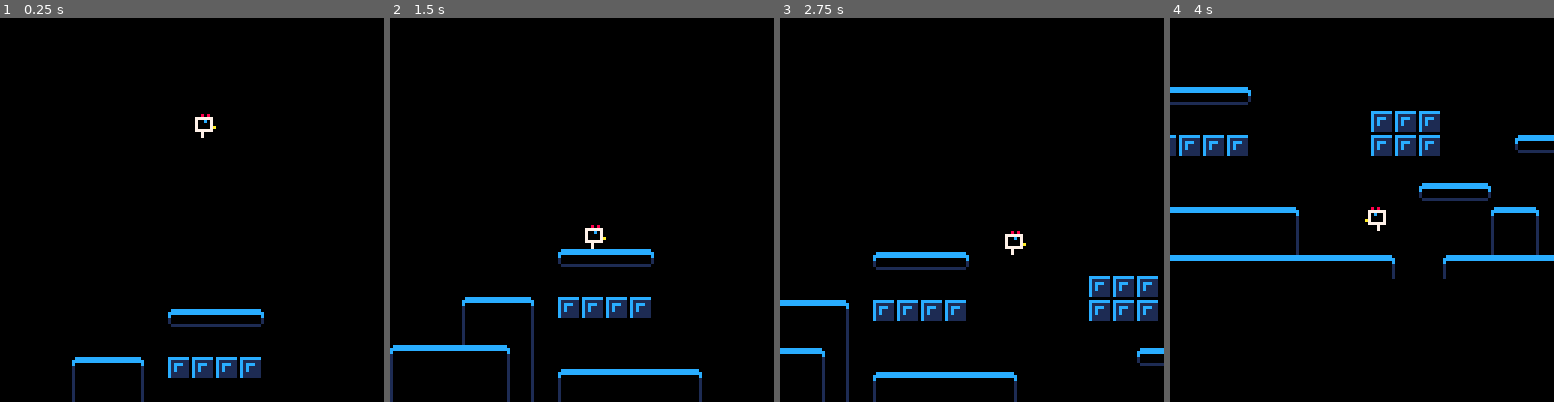
Above: before the commit, frames 1-4 (left to right).
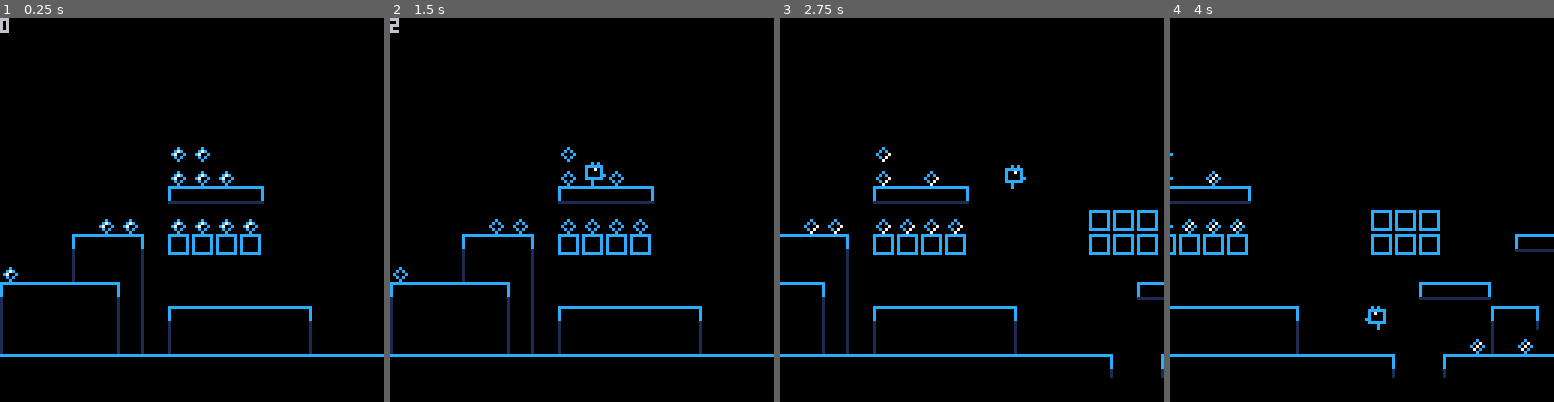
Above: after the commit, the same moments.

Repository: jmcarlson0320/chicken
Game: PICO-8 cartridge chicken.p8
The game is run twice, just before and just after one commit, with the same random seed, the same clock (stepped at 60 frames per second) and the same inputs.
Inputs (mouse positions are in pixels of both pictures, inside the frame that each line leads up to):
- Up to frame 1 (0.25 s): no input
- Up to frame 2 (1.5 s): tap X (X key) at 0.33, 1.07 s; click (670, 121) at 0.67 s; tap O (Z key) at 0.7 s; click (436, 267) at 1.22 s
- Up to frame 3 (2.75 s): hold Right 1.6-2.1 s; tap O (Z key) at 1.7, 2.1, 2.5 s; click (887, 114) at 1.77 s; tap X (X key) at 1.85 s; hold Up 2.15-2.42 s; click (952, 259) at 2.32 s; hold Right from 2.47 s (still down)
- Up to frame 4 (4 s): click (1404, 106) at 2.87 s; tap O (Z key) at 2.9, 3.3, 3.7 s; tap X (X key) at 2.97 s; release Right at 3.03 s; hold Left 3.08-3.58 s; click (1465, 256) at 3.42 s; hold Down 3.63-3.97 s; click (1231, 102) at 3.97 s

The runs differ from the first frame. In frame 1, 6.4% of the frame differs, in the area x 0-100%, y 0-100%; in frame 2, 6.9%; in frame 3, 8.8%; in frame 4, 11%, in the area x 0-100%, y 17-94%.

Commit message:
Add entity to collide with

Diff:
--- a/chicken.lua
+++ b/chicken.lua
@@ -16,6 +16,7 @@
 	poke(0x5f5c,255)
 
 	my_entities = {}
+	spawn_level_entities(my_entities)
 	add(my_entities, create_player(64, 0))
 
 	-- camera
@@ -27,6 +28,7 @@
 
 function _update()
 	update_all(my_entities)
+	collide_one_to_many(find(my_entities, "chicken"), my_entities)
 	update_camera(cam, find(my_entities, "chicken"))
 end
 
@@ -47,6 +49,19 @@
 	return nil
 end
 
+function spawn_level_entities(entities)
+	for x = 0, 128 do
+		for y = 0, 128 do
+			local tile = mget(x, y)
+			if tile == 8 then
+				local w = create_waypoint(x * 8, y * 8)
+				add(entities, w)
+				mset(x, y, 0)
+			end
+		end
+	end
+end
+
 function update_all(entities)
 	for e in all(entities) do
 		if e.update then
@@ -67,10 +82,41 @@
 	local target_x = target.x - 64
 	local target_y = target.y - 64
 	camera.x += (target_x - camera.x) * 0.1
-	camera.y += (target_y - camera.y) * 0.1
+	--camera.y += (target_y - camera.y) * 0.1
+end
+
+
+function draw_animated_entity(entity)
+	local anim = entity.animations[entity.current_animation]
+	local index = flr(anim.t / anim.rate % #anim.frames) + 1
+	local sprite = anim.frames[index]
+	local flip_x = false
+	if entity.facing then
+		flip_x = entity.facing == "left"
+	end
+	spr(sprite, entity.x, entity.y, 1, 1, flip_x)
+	anim.t += 1
+end
+
+function collide_one_to_many(e, entities)
+	for other in all(entities) do
+		if e ~= other then
+			local a = make_collider(e.x, e.y, e.hitbox)
+			local b = make_collider(other.x, other.y, other.hitbox)
+			if collide(a, b) then
+				if e.on_collide then
+					e:on_collide(other)
+				end
+				if other.on_collide then
+					other:on_collide(e)
+				end
+			end
+		end
+	end
 end
 
 --entities
+--test box
 function create_test_box(x, y)
 	return {
 		x = x,
@@ -108,6 +154,7 @@
 	rect(b.x, b.y, b.x+7, b.y+7, 8)
 end
 
+--player
 function create_player(x, y)
 	return {
 		name = "chicken",
@@ -125,6 +172,7 @@
 		jump_buffer_timer = JUMP_BUFFER_TIME,
 		on_ground = true,
 		against_wall = false,
+		score = 0,
 		state = "idle",
 		hitbox = {2, 1, 5, 7},
 		facing = "right",
@@ -335,12 +383,8 @@
 end
 
 function player_draw(p)
-	local anim = p.animations[p.current_animation]
-	local index = flr(anim.t / anim.rate % #anim.frames) + 1
-	local sprite = anim.frames[index]
-	local flip_x = p.facing == "left"
-	spr(sprite, p.x, p.y, 1, 1, flip_x)
-	anim.t += 1
+	draw_animated_entity(p)
+	print(p.score)
 	if DEBUG then
 		color(7)
 		print("subx:      "..p.sub_x)
@@ -361,6 +405,47 @@
 	end
 end
 
+--waypoint
+function create_waypoint(x, y)
+	return {
+		name = "waypoint",
+		x = x,
+		y = y,
+		dynamic = false,
+		hitbox = {0, 0, 7, 7},
+		current_animation = "idle",
+		animations = {
+			["idle"] = {
+				frames = {8, 9, 10, 11, 12, 13, 14},
+				rate = 2,
+				t = 0,
+			},
+			["disintigrate"] = {
+				frames = {24,25,26,27},
+				rate = 2,
+				t = 0,
+			},
+		},
+
+		draw = waypoint_draw,
+		on_collide = waypoint_collide,
+	}
+end
+
+function waypoint_update(w)
+end
+
+function waypoint_draw(w)
+	draw_animated_entity(w)
+end
+
+function waypoint_collide(w, other)
+	if other.name == "chicken" then
+		other.score += 1
+	end
+	del(my_entities, w)
+end
+
 --mouse
 function mouse_init()
 	-- enable mouse
--- a/chicken.p8
+++ b/chicken.p8
@@ -45,13 +45,13 @@
 0000000000000000000000000000000000000000000000000000000000000000000000000000000000000000000000000000000000000000000000000000000000000000000000000000000000000000000000000000000000000000000000000000000000000000000000000000000000000000000000000000000000000000
 0000000000000000000000000000000000000000000000000000000000000000000000000000000000000000000000000000000000000000000000000000000000000000000000000000000000000000000000000000000000000000000000000000000000000000000000000000000000000000000000000000000000000000
 0000000000000000000000000000000000000000000000000000000000000000000000000000000000000000000000000000000000000000000000000000000000000000000000000000000000000000000000000000000000000000000000000000000000000000000000000000000000000000000000000000000000000000
-0000000000000000000000000000000000000000000000000000000000000000000000000000000000000000000000000000000000000000000000000000000000000000000000000000000000000000000000000000000000000000000000000000000000000000000000000000000000000000000000000000000000000000
-0000000000000000000000000000000000000000000000000000000000000000000000000000000000000000000000000000000000000000000000000000000000000000000000000000000000000000000000000000000000000000000000000000000000000000000000000000000000000000000000000000000000000000
-0000000000000004050506000000000000000000000000000000000000000000000000000000000000000000000000000000000000000000000000000000000000000000000000000000000000000000000000000000000000000000000000000000000000000000000000000000000000000000000000000000000000000000
-0000000000000000000000000000000007070700000000000000000000000000000000000000000000000000000000000000000000000000000000000000000000000000000000000000000000000000000000000000000000000000000000000000000000000000000000000000000000000000000000000000000000000000
-0000000102030007070707000000000007070700000004060001020000000000000000000000000000000000000000000000000000000000000000000000000000000000000000000000000000000000000000000000000000000000000000000000000000000000000000000000000000000000000000000000000000000000
-0000001100130000000000000000000000000000000000000011000000000000000000000000000000000000000000000000000000000000000000000000000000000000000000000000000000000000000000000000000000000000000000000000000000000000000000000000000000000000000000000000000000000000
-0102020203130000000000000000000000000405060000000011000000000000000000000000000000000000000000000000000000000000000000000000000000000000000000000000000000000000000000000000000000000000000000000000000000000000000000000000000000000000000000000000000000000000
-1100000013130001020202020300000000000000000103000011000000000000000000000000000000000000000000000000000000000000000000000000000000000000000000000000000000000000000000000000000000000000000000000000000000000000000000000000000000000000000000000000000000000000
-1100000013130011000000001300000000000000001113000011000000000000000000000000000000000000000000000000000000000000000000000000000000000000000000000000000000000000000000000000000000000000000000000000000000000000000000000000000000000000000000000000000000000000
-0202020202020202020202020202020203000001020202020202020000000000000000000000000000000000000000000000000000000000000000000000000000000000000000000000000000000000000000000000000000000000000000000000000000000000000000000000000000000000000000000000000000000000
+0000000000000008080000000000000000000000000000000000000000000000000000000000000000000000000000000000000000000000000000000000000000000000000000000000000000000000000000000000000000000000000000000000000000000000000000000000000000000000000000000000000000000000
+0000000000000008080800000000000000000000000000000000000000000000000000000000000000000000000000000000000000000000000000000000000000000000000000000000000000000000000000000000000000000000000000000000000000000000000000000000000000000000000000000000000000000000
+0000000000000004050506000000000000000000000000000000000000000000000000080000000000000000000000000000000000000000000000000000000000000000000000000000000000000000000000000000000000000000000000000000000000000000000000000000000000000000000000000000000000000000
+0000000008080008080808000000000007070700000000000000000000000000000000000000000000000000000000000000000000000000000000000000000000000000000000000000000000000000000000000000000000000000000000000000000000000000000000000000000000000000000000000000000000000000
+0000000102030007070707000000000007070700000004060001020203000000000000000000000000000000000000000000000000000000000000000000000000000000000000000000000000000000000000000000000000000000000000000000000000000000000000000000000000000000000000000000000000000000
+0800001100130000000000000000000000000000000000000011000013000000000000000000000000000000000000000000000000000000000000000000000000000000000000000000000000000000000000000000000000000000000000000000000000000000000000000000000000000000000000000000000000000000
+0102020203130000000000000000000000000405060000000011000013000000000000000000000000000000000000000000000000000000000000000000000000000000000000000000000000000000000000000000000000000000000000000000000000000000000000000000000000000000000000000000000000000000
+1100000013130001020202020300000000000000000103000011000013000000000000000000080800000000000000000000000000000000000000000000000000000000000000000000000000000000000000000000000000000000000000000000000000000000000000000000000000000000000000000000000000000000
+1100000013130011000000001300000000000000081108000011000013000000000800080008080008000000000000000000000000000000000000000000000000000000000000000000000000000000000000000000000000000000000000000000000000000000000000000000000000000000000000000000000000000000
+0202020202020202020202020202020203000001020202030011000013000000010202020202020202020202020202020202020202020202020202020202020202020202020202020202020202020202020202020202020202020202020202020202020202020202020202020202020202020202020202020202020202020202
Not shown, changed: 17 lines of the sprite sheet (__gfx__) section of chicken.p8
Not shown, changed: todo.txt
